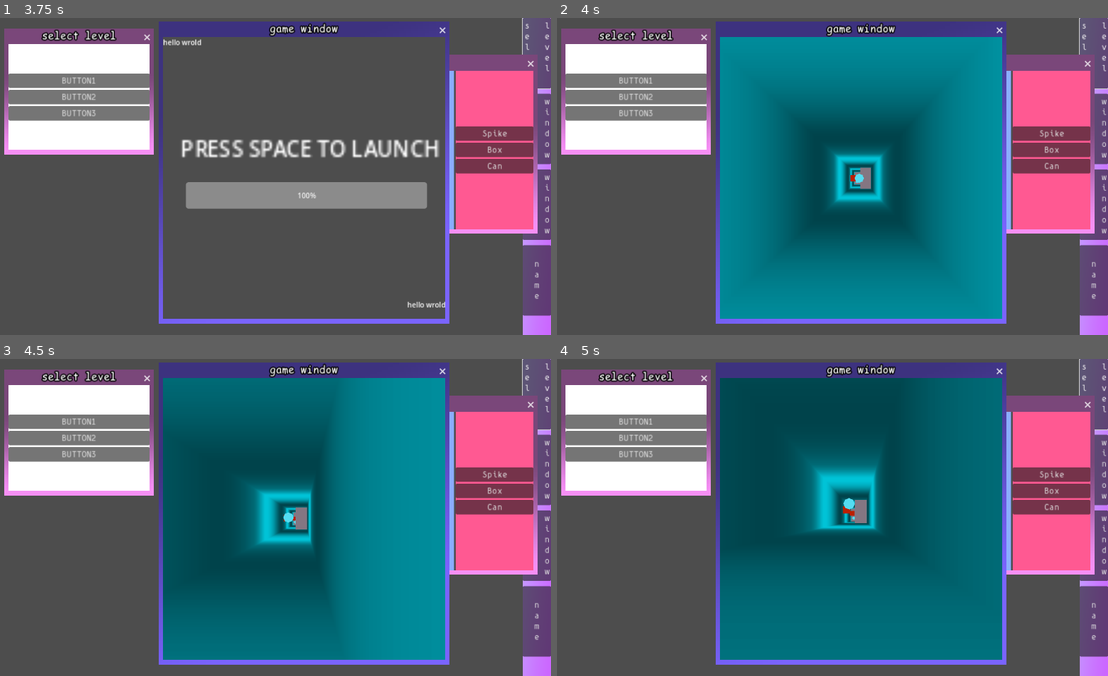
Above: before the commit, frames 1-4 (two rows, left to right).
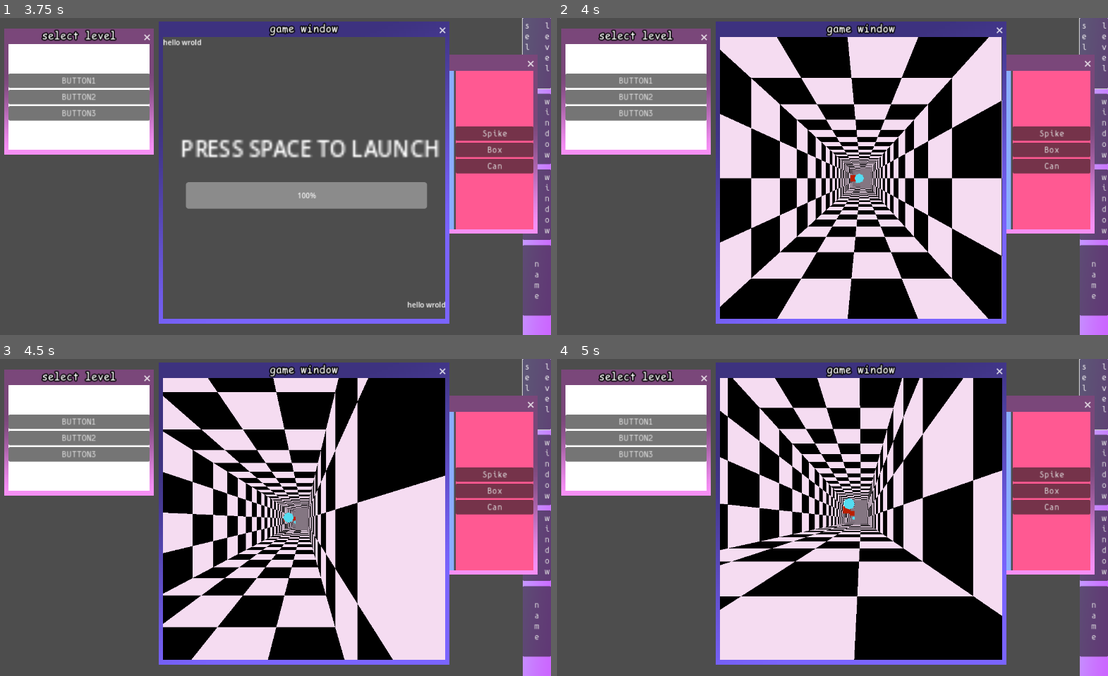
Above: after the commit, the same moments.

Repository: ktosox/GWJ77-Metamorphosis
Game: Godot game, scene res://game.tscn
Same seed, same stepped clock (60 frames per second), same inputs: the game is played once before the commit and once after it.
Inputs (mouse positions are in pixels of both pictures, inside the frame that each line leads up to):
- Up to frame 1 (3.75 s): click "BUTTON1" at 0.5 s; click "BUTTON2" at 1.25 s; click "BUTTON3" at 2 s; click "s l e e l v e e c l t" at 2.75 s; tap Space at 3.5 s; move the mouse to (374, 151) at 3.52 s; hold D (Move_Right) from 3.53 s (still down); hold Right mouse button (RMB) from 3.53 s (still down); click (374, 151) at 3.67 s
- Up to frame 2 (4 s): keep holding D (Move_Right); keep holding Right mouse button (RMB); tap Enter (ui_accept) at 3.77 s
- Up to frame 3 (4.5 s): move the mouse to (154, 533) at 4.27 s; release D (Move_Right) at 4.28 s; release Right mouse button (RMB) at 4.28 s; hold S (Move_Down) from 4.28 s (still down); right-click (154, 533) at 4.35 s
- Up to frame 4 (5 s): keep holding S (Move_Down); tap Enter (ui_accept) at 4.52 s

Frame 1 is identical in both runs. In frame 2, 45% of the frame differs, in the area x 29-81%, y 6-95%; in frame 3, 45%; in frame 4, 45%.

Commit message:
skinning level segments is now a thing

Diff:
--- a/Game/game.gd
+++ b/Game/game.gd
@@ -16,7 +16,8 @@
 	#add funy things to new_level based on a level_number match HERE
 
 	#knobs to turn here: @export_range(1,3) var world (from 1 to 3), @export var segment_count = 6 (how long should the fall be?), @export var feature_list : Array (bonus things to add)
-
+	new_level.world = level_number
+	new_level.segment_count = 3+level_number
 	$GameWindow.add_child(new_level)
 	$GameWindow.visible = true
 	$GameWindow.grab_focus()
--- a/Game/level/level_builder.gd
+++ b/Game/level/level_builder.gd
@@ -1,8 +1,8 @@
 extends Node3D
 
-@export_range(1,3) var world = 1
+@export_range(1,3) var world = 3
 
-@export var segment_count = 2
+@export var segment_count = 4
 
 @export var feature_list : Array
 
@@ -15,6 +15,18 @@
 var floor_scene = preload("res://level/floor_segment.tscn")
 
 var loot_scene_array = [preload("res://not_player/loot/loot1.tscn"),preload("res://not_player/loot/loot2.tscn"),preload("res://not_player/loot/loot3.tscn")]
+
+var segment_materials_regular ={
+	1 : [load("res://level/segments/world1/vapor1_material.tres")],
+	2 : [load("res://level/segments/world2/generic_water_material.tres")],
+	3 : [load("res://level/segments/world3/checkerboard_material_small.tres")]
+}
+
+var segment_materials_big ={
+	1 : [load("res://level/segments/world1/vapor_bricks1_material.tres") ],
+	2 : [load("res://level/segments/world2/generic_water_material.tres")],
+	3 : [load("res://level/segments/world3/checkerboard_material_big.tres")]
+}
 
 var _total_length : int
 
@@ -53,8 +65,12 @@
 	for S in segment_count: # make each segemnt and add it to $SegmentsGoHere
 		var new_segment
 		match randi()%2:
-			0: new_segment = segment_scene.instantiate() as Node3D
-			1: new_segment = bigger_segment_scene.instantiate() as Node3D
+			0:
+				new_segment = segment_scene.instantiate() as Node3D
+				new_segment.get_node("Mesh").set_surface_override_material(0,segment_materials_regular[world][0])
+			1:
+				new_segment = bigger_segment_scene.instantiate() as Node3D
+				new_segment.get_node("Mesh").set_surface_override_material(0,segment_materials_big[world][0])
 		$SegmentsGoHere.add_child(new_segment)
 		new_segment.global_position = Vector3(0,segment_offset,0)
 
--- a/Game/level/level_builder.tscn
+++ b/Game/level/level_builder.tscn
@@ -5,7 +5,7 @@
 
 [node name="LevelBuilder" type="Node3D"]
 script = ExtResource("1_qv3op")
-segment_count = 6
+world = 1
 
 [node name="PlayerSpawnPoint" type="Marker3D" parent="."]
 transform = Transform3D(1, 0, 0, 0, 1, 0, 0, 0, 1, 0, -1, 0)
--- a/Game/level/segments/segment_base.tscn
+++ b/Game/level/segments/segment_base.tscn
@@ -1,7 +1,7 @@
 [gd_scene load_steps=4 format=3 uid="uid://be5e44tl4ldbh"]
 
 [ext_resource type="ArrayMesh" uid="uid://dbe0eus01m6di" path="res://experimental/normal_segment_mesh.tres" id="1_wwuiy"]
-[ext_resource type="Material" uid="uid://bfu4ljavy5560" path="res://experimental/gradient_material.tres" id="2_r7r46"]
+[ext_resource type="Material" uid="uid://bvk5s1dxyg8go" path="res://level/segments/world1/vapor1_material.tres" id="2_3r16o"]
 
 [sub_resource type="BoxShape3D" id="BoxShape3D_pfy5q"]
 size = Vector3(4, 17, 1)
@@ -12,7 +12,7 @@
 [node name="Mesh" type="MeshInstance3D" parent="."]
 transform = Transform3D(1, 0, 0, 0, 1, 0, 0, 0, 1, 0, -8, 0)
 mesh = ExtResource("1_wwuiy")
-surface_material_override/0 = ExtResource("2_r7r46")
+surface_material_override/0 = ExtResource("2_3r16o")
 metadata/length = 16
 
 [node name="Wall4" type="StaticBody3D" parent="."]
--- a/Game/level/segments/segment_bigger.tscn
+++ b/Game/level/segments/segment_bigger.tscn
@@ -1,7 +1,7 @@
 [gd_scene load_steps=4 format=3 uid="uid://dgoioeh8elj8e"]
 
 [ext_resource type="ArrayMesh" uid="uid://cpe11vg7yaq63" path="res://experimental/big_segment_mesh.tres" id="1_8xglu"]
-[ext_resource type="Material" uid="uid://c3f7sdj7hxgtc" path="res://experimental/vapor_bricks1_material.tres" id="2_ihsgf"]
+[ext_resource type="Material" uid="uid://c3f7sdj7hxgtc" path="res://level/segments/world1/vapor_bricks1_material.tres" id="2_ihsgf"]
 
 [sub_resource type="BoxShape3D" id="BoxShape3D_pfy5q"]
 size = Vector3(4, 34, 1)
--- a/Game/level/segments/world1/segment_1_A.tscn
+++ /dev/null
@@ -1,19 +0,0 @@
-[gd_scene load_steps=5 format=3 uid="uid://djshlt4w7bwy"]
-
-[ext_resource type="PackedScene" uid="uid://be5e44tl4ldbh" path="res://level/segments/segment_base.tscn" id="1_ugntp"]
-
-[sub_resource type="Gradient" id="Gradient_yh406"]
-interpolation_mode = 2
-colors = PackedColorArray(1, 1, 1, 1, 0.370364, 0.370364, 0.370364, 1)
-
-[sub_resource type="GradientTexture1D" id="GradientTexture1D_37md6"]
-gradient = SubResource("Gradient_yh406")
-
-[sub_resource type="StandardMaterial3D" id="StandardMaterial3D_11tb4"]
-albedo_color = Color(0, 0.889131, 0.893238, 1)
-albedo_texture = SubResource("GradientTexture1D_37md6")
-emission_energy_multiplier = 13.48
-texture_filter = 0
-
-[node name="SegmentBase" instance=ExtResource("1_ugntp")]
-surface_material_override/0 = SubResource("StandardMaterial3D_11tb4")
--- a/Game/level/segments/world1/segment_1_B.tscn
+++ /dev/null
@@ -1,19 +0,0 @@
-[gd_scene load_steps=5 format=3 uid="uid://bda5a116tbjqq"]
-
-[ext_resource type="PackedScene" uid="uid://be5e44tl4ldbh" path="res://level/segments/segment_base.tscn" id="1_rg3ck"]
-
-[sub_resource type="Gradient" id="Gradient_cf48v"]
-interpolation_mode = 2
-colors = PackedColorArray(1, 1, 1, 1, 0.370364, 0.370364, 0.370364, 1)
-
-[sub_resource type="GradientTexture1D" id="GradientTexture1D_6apkr"]
-gradient = SubResource("Gradient_cf48v")
-
-[sub_resource type="StandardMaterial3D" id="StandardMaterial3D_0y0bi"]
-albedo_color = Color(7.70092e-07, 0.525998, 0.528525, 1)
-albedo_texture = SubResource("GradientTexture1D_6apkr")
-emission_energy_multiplier = 13.48
-texture_filter = 0
-
-[node name="SegmentBase" instance=ExtResource("1_rg3ck")]
-surface_material_override/0 = SubResource("StandardMaterial3D_0y0bi")
--- a/Game/experimental/vapor1_material.tres
+++ b/Game/level/segments/world1/vapor1_material.tres
@@ -1,11 +1,11 @@
 [gd_resource type="StandardMaterial3D" load_steps=2 format=3 uid="uid://bvk5s1dxyg8go"]
 
-[ext_resource type="Texture2D" uid="uid://bkmuykx5b1xk3" path="res://resources/3D_textures/vapor4_512x256.png" id="1_r0j1f"]
+[ext_resource type="Texture2D" uid="uid://bkmuykx5b1xk3" path="res://resources/3D_textures/vapor4_512x256.png" id="1_rxntk"]
 
 [resource]
 resource_name = "Checker"
 cull_mode = 2
-albedo_texture = ExtResource("1_r0j1f")
+albedo_texture = ExtResource("1_rxntk")
+uv1_scale = Vector3(1, 2, 2)
 uv1_triplanar_sharpness = 2.47879e-05
 texture_filter = 2
-texture_repeat = false
--- /dev/null
+++ b/Game/level/segments/world2/generic_water_material.tres
@@ -0,0 +1,15 @@
+[gd_resource type="StandardMaterial3D" load_steps=3 format=3 uid="uid://30va0rkxmb2q"]
+
+[sub_resource type="Gradient" id="Gradient_lnxth"]
+interpolation_mode = 2
+offsets = PackedFloat32Array(0, 0.3125, 0.774194, 0.951613)
+colors = PackedColorArray(1, 1, 1, 1, 0.370364, 0.370364, 0.370364, 1, 0.543674, 0.543674, 0.543674, 1, 1, 1, 1, 1)
+
+[sub_resource type="GradientTexture1D" id="GradientTexture1D_onafh"]
+gradient = SubResource("Gradient_lnxth")
+
+[resource]
+albedo_color = Color(0.294739, 0.946779, 0.935741, 1)
+albedo_texture = SubResource("GradientTexture1D_onafh")
+emission_energy_multiplier = 13.48
+texture_filter = 0
--- a/Game/experimental/checkerboard_material2.tres
+++ b/Game/level/segments/world3/checkerboard_material_big.tres
@@ -1,12 +1,11 @@
 [gd_resource type="StandardMaterial3D" load_steps=2 format=3 uid="uid://nbjqb68ffyqe"]
 
-[ext_resource type="Texture2D" uid="uid://j7k1jbuk1q02" path="res://resources/3D_textures/checkerboard_512x256.png" id="1_2di7h"]
+[ext_resource type="Texture2D" uid="uid://j7k1jbuk1q02" path="res://resources/3D_textures/checkerboard_512x256.png" id="1_sx33a"]
 
 [resource]
 resource_name = "Checker"
 cull_mode = 2
-albedo_texture = ExtResource("1_2di7h")
-uv1_scale = Vector3(0.5, 1, 1)
+albedo_texture = ExtResource("1_sx33a")
 uv1_triplanar_sharpness = 2.47879e-05
 texture_filter = 2
 texture_repeat = false
--- /dev/null
+++ b/Game/level/segments/world3/checkerboard_material_small.tres
@@ -0,0 +1,12 @@
+[gd_resource type="StandardMaterial3D" load_steps=2 format=3 uid="uid://bcdox3vdhgl6i"]
+
+[ext_resource type="Texture2D" uid="uid://j7k1jbuk1q02" path="res://resources/3D_textures/checkerboard_512x256.png" id="1_7yt8s"]
+
+[resource]
+resource_name = "Checker"
+cull_mode = 2
+albedo_texture = ExtResource("1_7yt8s")
+uv1_scale = Vector3(0.5, 1, 1)
+uv1_triplanar_sharpness = 2.47879e-05
+texture_filter = 2
+texture_repeat = false
Not shown: 1 places in Game/level/segments/world1/vapor_bricks1_material.tres that only renumber resources
